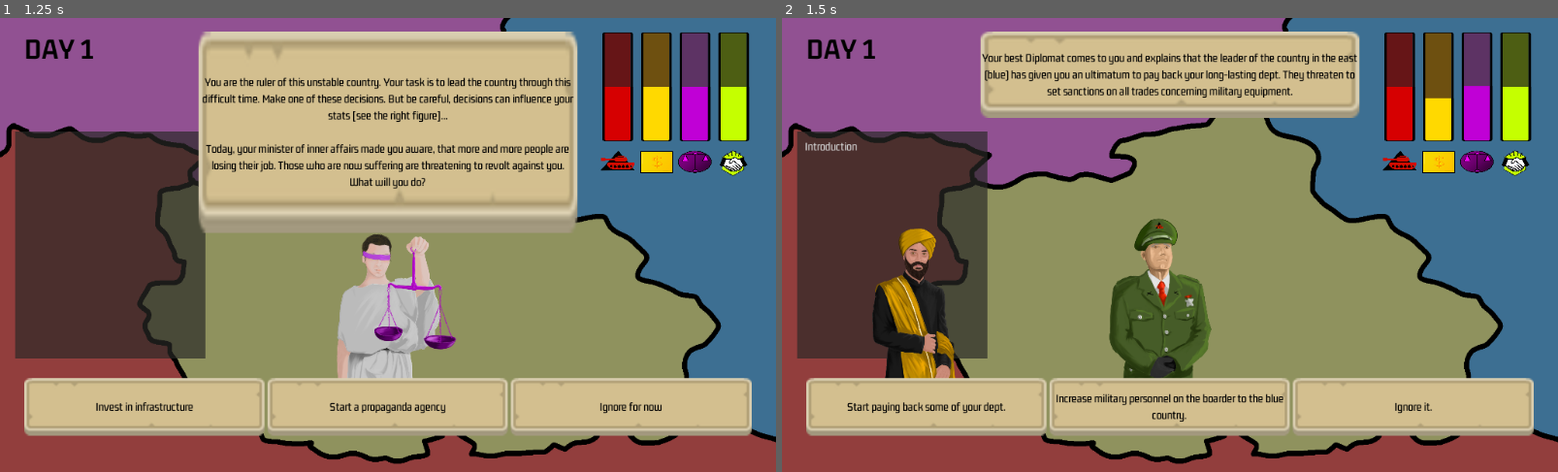
Above: before the commit, frames 1-2 (left to right).
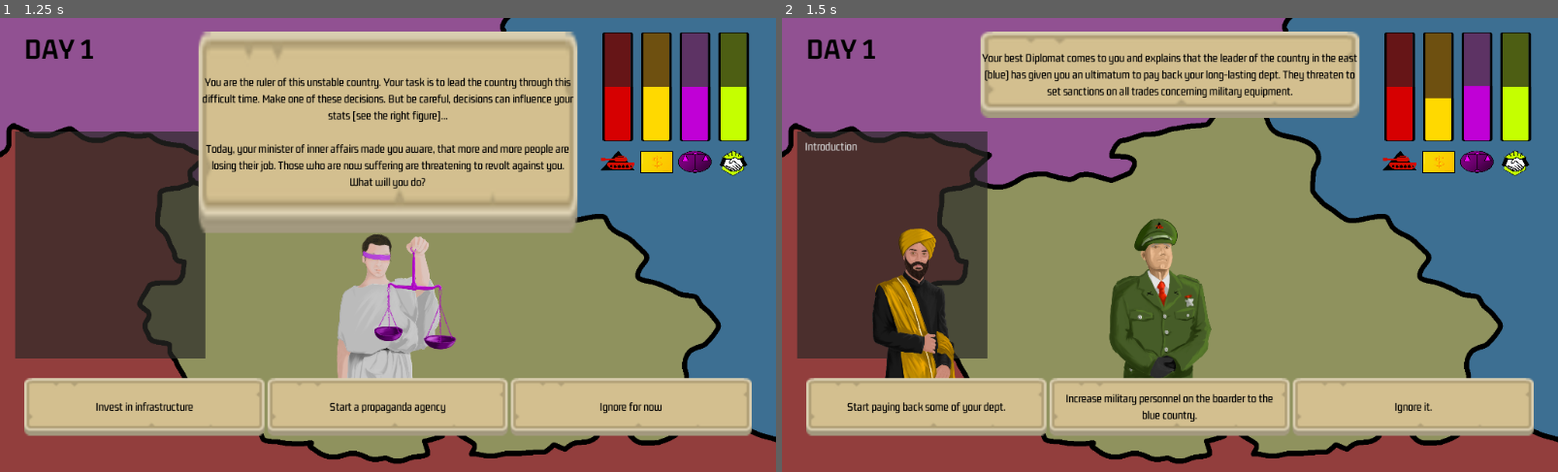
Above: after the commit, the same moments.

Repository: dsg-jam/LD49
Game: Godot game, scene res://scenes/overview.tscn
Two runs of this game, one before a commit and one after it. Both use one fixed random seed, a clock stepped at 60 frames per second and the inputs below.
Inputs (mouse positions are in pixels of both pictures, inside the frame that each line leads up to):
- Up to frame 1 (1.25 s): tap Enter at 0.5 s
- Up to frame 2 (1.5 s): click (929, 408) at 1.27 s

Frame 1 is identical in both runs. In frame 2, 0.4% of the frame differs, in the area x 35-65%, y 82-89%.

Commit message:
Add some more margins

Diff:
--- a/ui/event.tscn
+++ b/ui/event.tscn
@@ -28,6 +28,8 @@
 [node name="Label" type="Label" parent="TextureRect"]
 anchor_right = 1.0
 anchor_bottom = 1.0
+margin_left = 10.0
+margin_right = -10.0
 align = 1
 valign = 1
 autowrap = true
--- a/ui/option.tscn
+++ b/ui/option.tscn
@@ -52,6 +52,8 @@
 [node name="Label" type="Label" parent="."]
 anchor_right = 1.0
 anchor_bottom = 1.0
+margin_left = 10.0
+margin_right = -10.0
 text = "Option Text"
 align = 1
 valign = 1
